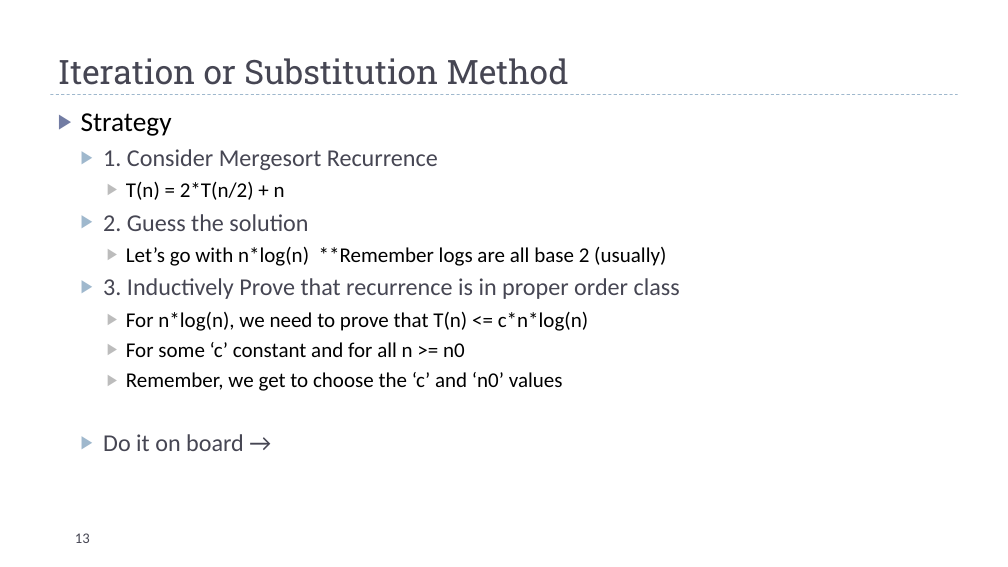
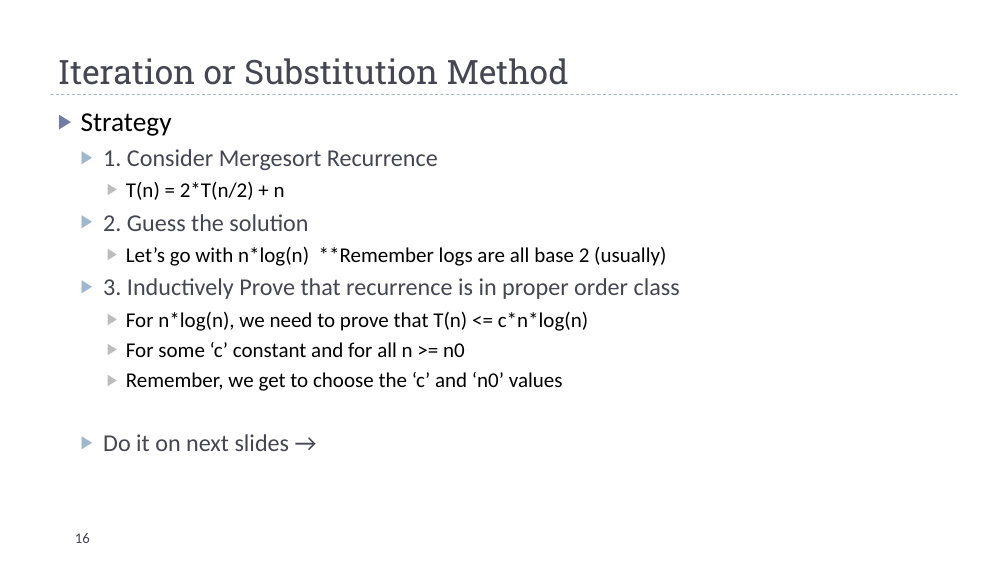
Before and after one commit to markfloryan/dsa2, a slide deck: slide 16 of slides/03-Recurrences.pptx (slide 13 before the commit). Drawn at 1008x567 pixels with LibreOffice and Linux fonts; fonts in the diff are those of the drawing. Boxes give left, top, right and bottom in pixels: in the first picture for what was removed or moved away, otherwise in the second. Text is boxed around its words. In the diff, an @@ line names an element or a change of style, - is before the commit and + after.

Commit message:
slides for today

```diff
--- a/slides/03-Recurrences.pptx
+++ b/slides/03-Recurrences.pptx
@@ text at (103, 434, 290, 451): text changed @@
-  ▶ Do it on board →
+  ▶ Do it on next slides →
@@ page number at (75, 533, 90, 543): text changed @@
-13
+16
```
Also in this commit, not shown: 4 other slides changed, 3 slides removed, 3 other files.
